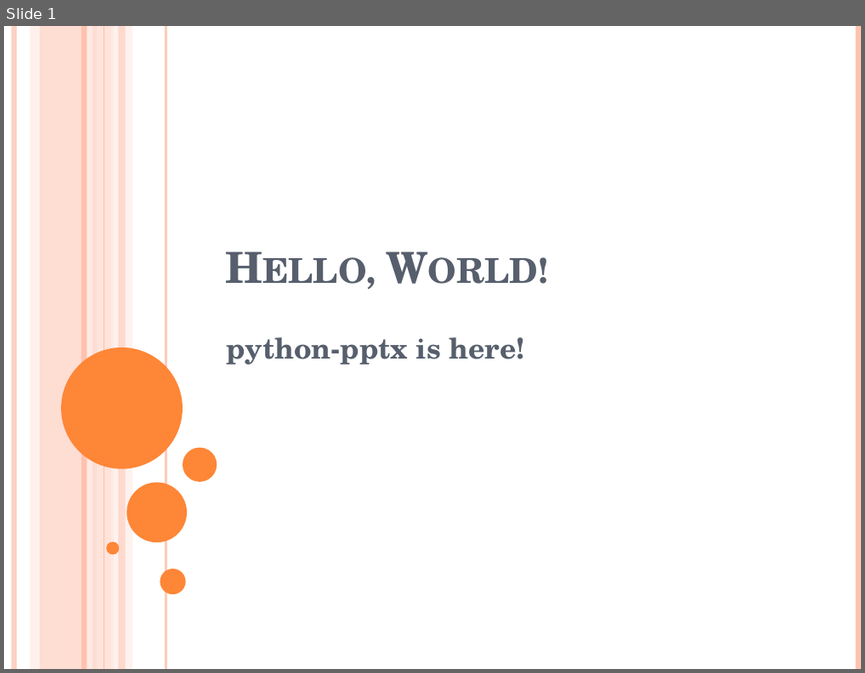
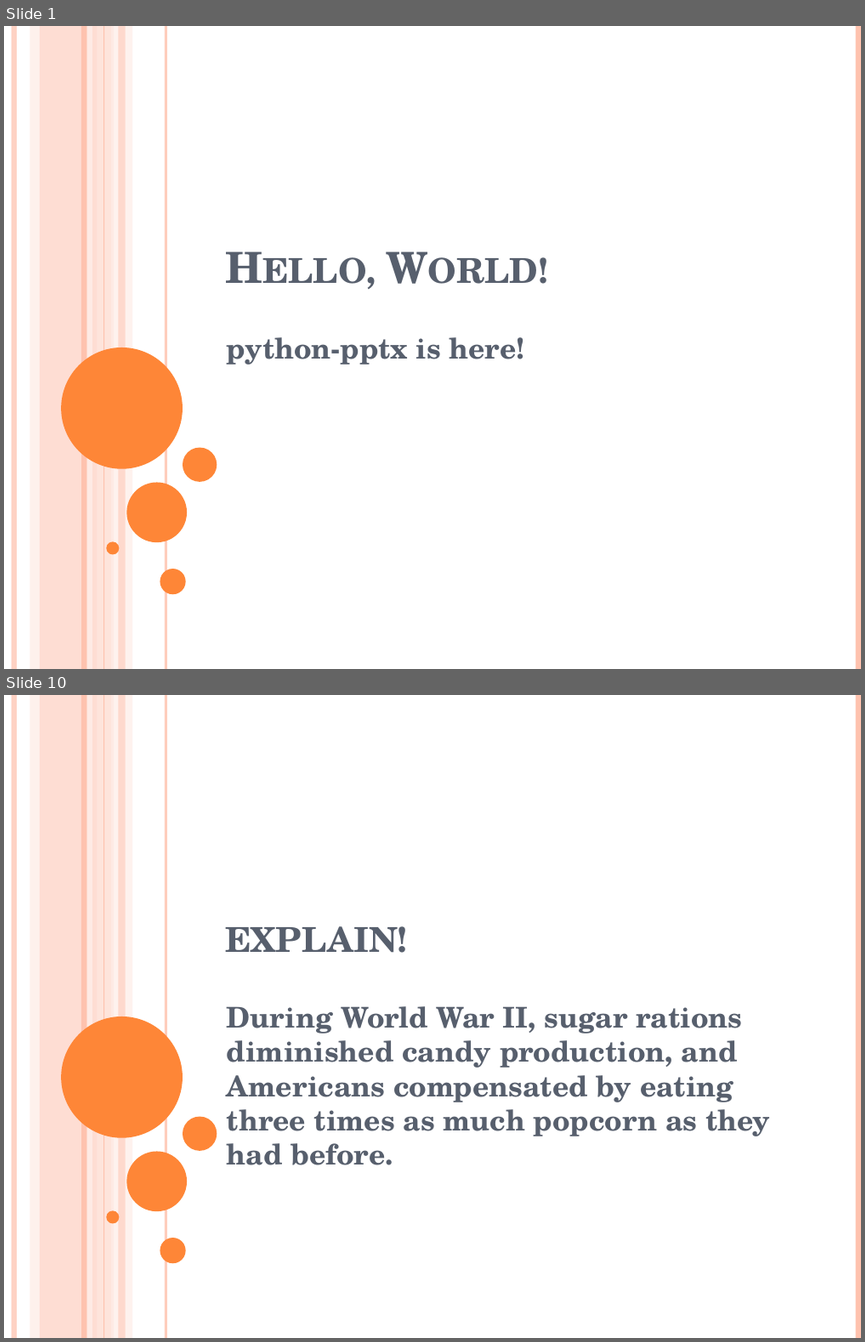
Before and after one commit to surabhi5/instant-ppt, a slide deck: name1.pptx. Shown one above the other, each under a label of ours: slide 1 before the commit, slides 1 and 10 after it; the slides between them are not shown. The pictures are 865x673 and 865x1342 pixels, drawn with LibreOffice and Linux fonts; fonts in the diff are those of the drawing. Boxes give left, top, right and bottom in pixels: in the first picture for what was removed or moved away, otherwise in the second. Text is boxed around its words. In the diff, an @@ line names an element or a change of style, - is before the commit and + after.

```diff
--- a/name1.pptx
+++ b/name1.pptx
@@ slide 10 added at (4,695,861,1338), background #FFFFFF; not listed: 16 template elements that a slide beside it also shows @@
@@ title added at (225,926,408,953), 36 pt, text #575F6D, bold, small capitals @@
+explain!
@@ subtitle added at (227,1006,770,1165), 24 pt, text #575F6D, bold @@
+During World War II, sugar rations diminished candy production, and Americans compensated by eating three times as much popcorn as they had before.
```
Also in this commit, not shown: 2 slides changed, 32 other slides added, 16 slides removed, 8 other files.
